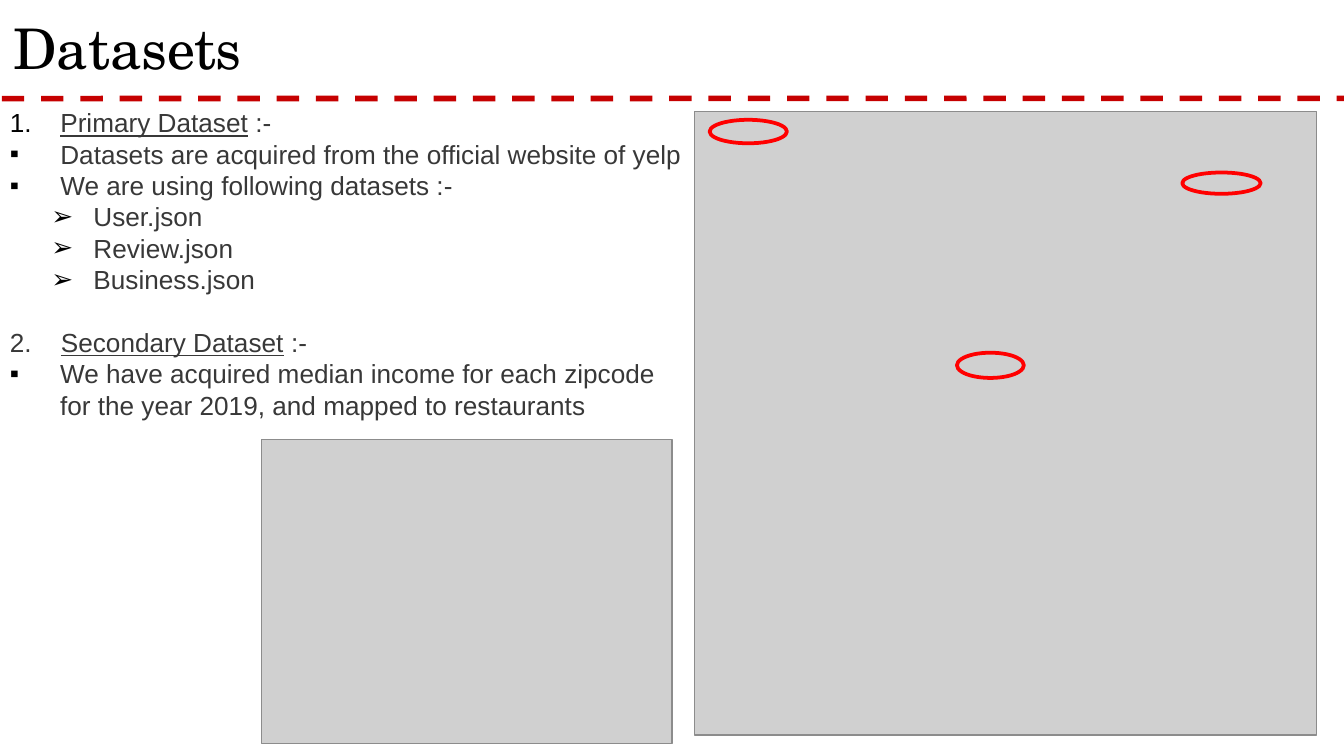
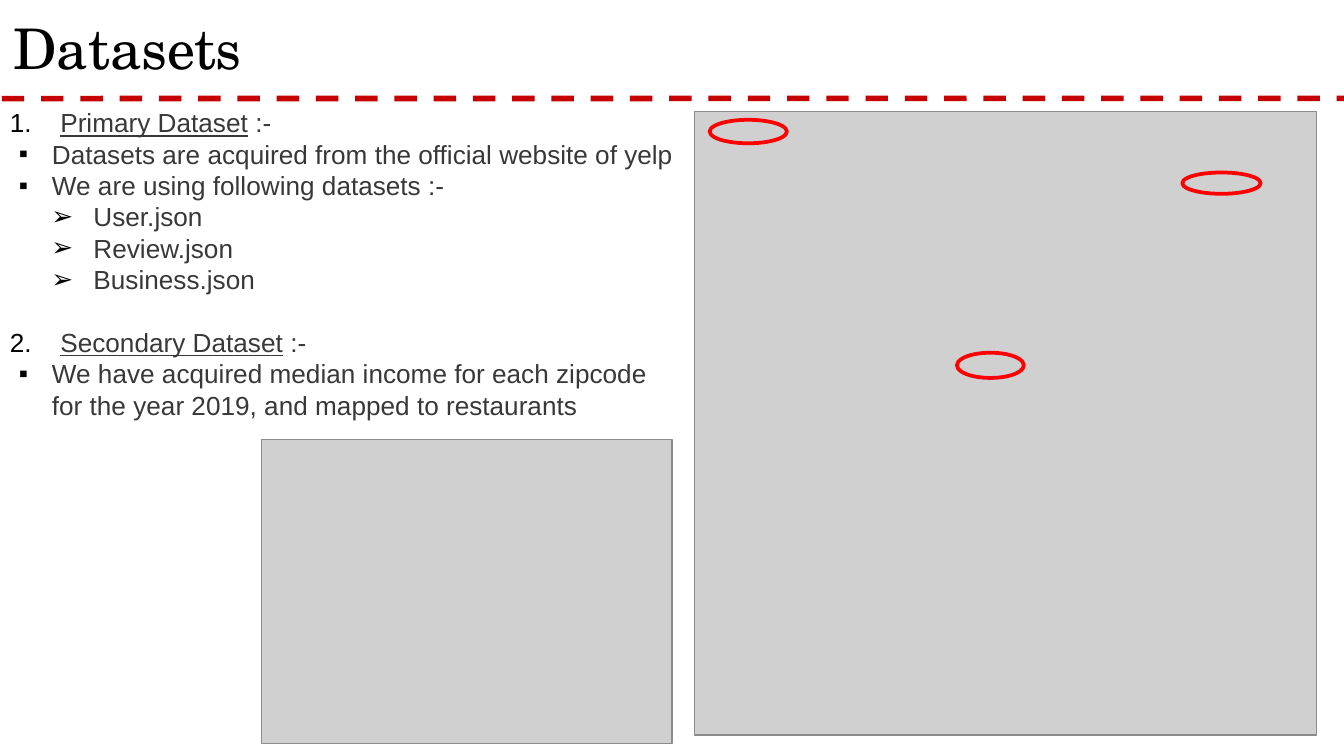
Before and after one commit to rnair7163/Restaurant-Recommendation-System-using-Yelp-Dataset, a slide deck: slide 5 of PPT/Yelp Presentation.pptx. Drawn at 1344x756 pixels with LibreOffice and Linux fonts; fonts in the diff are those of the drawing; grey boxes stand for pictures; background and template pictures are left out. Boxes give left, top, right and bottom in pixels: in the first picture for what was removed or moved away, otherwise in the second. Text is boxed around its words. In the diff, an @@ line names an element or a change of style, - is before the commit and + after.

```diff
--- a/PPT/Yelp Presentation.pptx
+++ b/PPT/Yelp Presentation.pptx
@@ text at bbox=[52, 145, 672, 421]: indent changed @@
@@ text at bbox=[60, 333, 283, 358]: text changed @@
-2. Secondary Dataset :-
+2. Secondary Dataset :-
```
Also in this commit, not shown: 3 other slides changed, 3 slides added, 1 slide removed.
